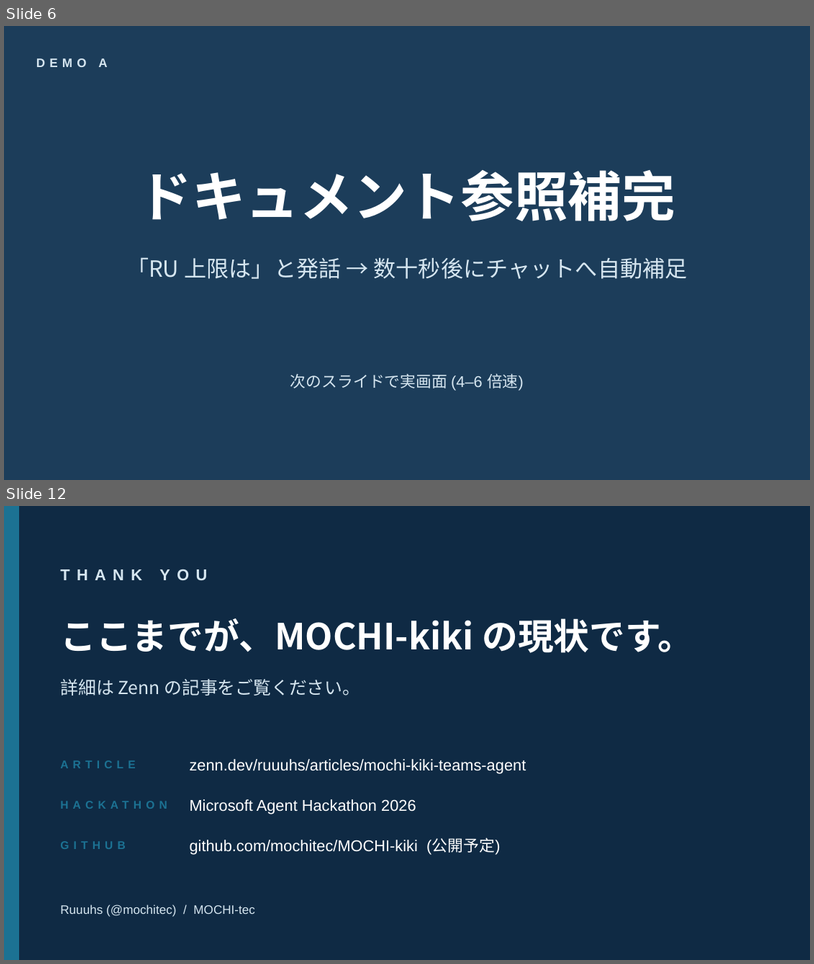
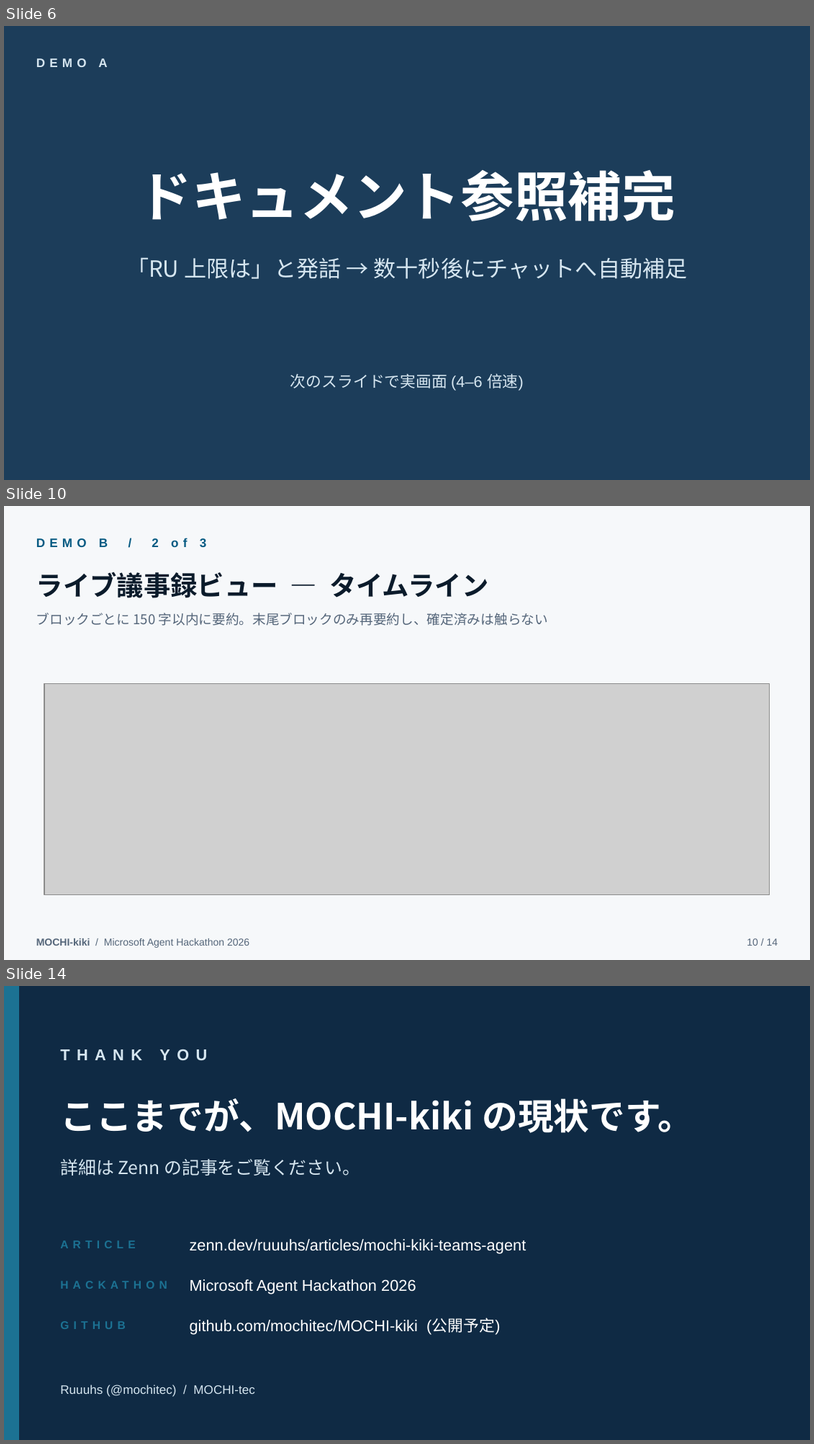
Before and after one commit to MOCHITEC/MOCHI-kiki, a slide deck: articles/mochi-kiki-teams-agent/video/mochi-kiki-demo-deck.pptx. Shown one above the other, each under a label of ours: slides 6 and 12 before the commit, slides 6, 10 and 14 after it; the slides between them are not shown. The pictures are 814x964 and 814x1444 pixels, drawn with LibreOffice and Linux fonts; fonts in the diff are those of the drawing; grey boxes stand for pictures. Boxes give left, top, right and bottom in pixels: in the first picture for what was removed or moved away, otherwise in the second. Text is boxed around its words. In the diff, an @@ line names an element or a change of style, - is before the commit and + after.

```diff
--- a/articles/mochi-kiki-teams-agent/video/mochi-kiki-demo-deck.pptx
+++ b/articles/mochi-kiki-teams-agent/video/mochi-kiki-demo-deck.pptx
@@ slide 10 added at box(4, 506, 810, 960), background #F6F8FA @@
@@ text added at box(36, 538, 207, 547), 11 pt, text #065A82, bold @@
+DEMO B / 2 of 3
@@ text added at box(36, 572, 489, 598), 24 pt, text #0B1B2B, bold @@
+ライブ議事録ビュー — タイムライン
@@ text added at box(36, 613, 548, 626), 12 pt, text #55667A @@
+ブロックごとに 150 字以内に要約。末尾ブロックのみ再要約し、確定済みは触らない
@@ picture added at box(44, 683, 770, 895) @@
@@ text added at box(36, 938, 250, 947), 9 pt, text #55667A @@
+MOCHI-kiki / Microsoft Agent Hackathon 2026
@@ text added at box(747, 938, 779, 945), 9 pt, text #55667A @@
+10 / 14
@@ what was slide 12 is now slide 14 @@
```
Also in this commit, not shown: 7 slides changed, 3 other slides added, 2 slides removed, 7 other files.
